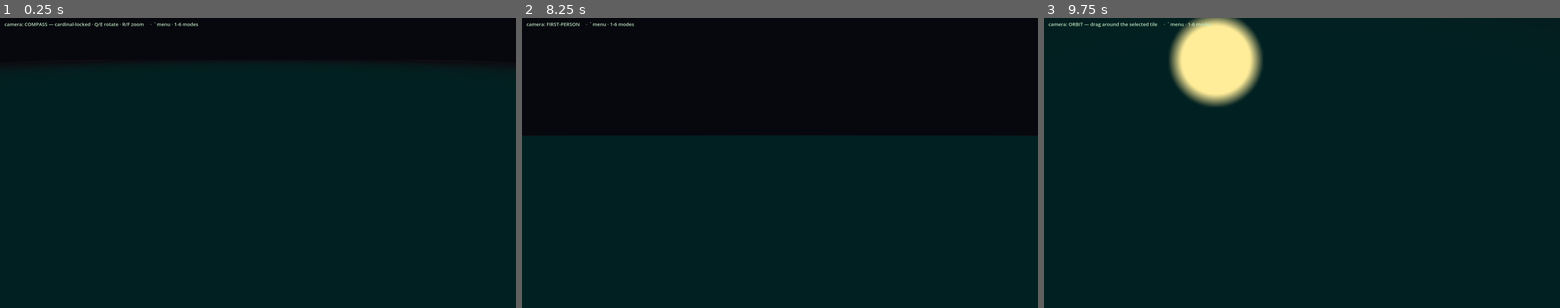
Above: before the commit, frames 1-3 (left to right).
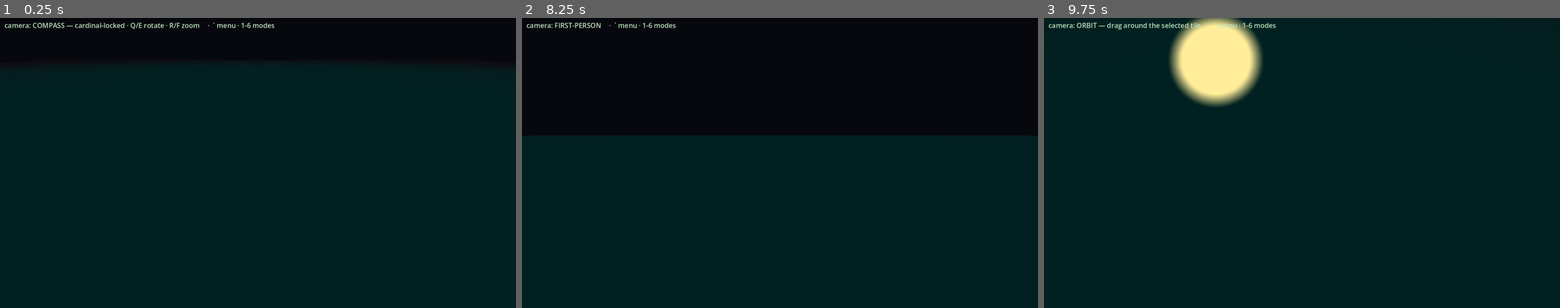
Above: after the commit, the same moments.

Repository: DazzlingDukeOfLazers/raves-of-qud
Game: Godot game, scene res://Main.tscn
Two runs of this game, one before a commit and one after it. Both use one fixed random seed, a clock stepped at 60 frames per second and the inputs below.
Inputs (mouse positions are in pixels of both pictures, inside the frame that each line leads up to):
- Up to frame 1 (0.25 s): no input
- Up to frame 2 (8.25 s): tap Enter at 0.5, 2, 3.5 s; move the mouse to (893, 148) at 0.52 s; hold Right 0.53-1.25 s; hold Shift 0.53-1.25 s; click (893, 148) at 0.67 s; tap Space at 0.77, 1.25, 2.75, 3.77, 4.25, 6.77 s; drag from (676, 177) to (754, 221) at 1.27 s; move the mouse to (831, 99) at 2.02 s; hold Right 2.03-2.75 s; hold E 2.03-2.75 s; drag from (754, 221) to (625, 119) at 2.77 s; move the mouse to (934, 206) at 3.52 s; hold Left 3.53-4.25 s; hold F 3.53-4.25 s; drag from (625, 119) to (702, 90) at 4.27 s; move the mouse to (805, 163) at 5.02 s; hold Down 5.03-5.75 s; tap C at 5.1 s; click (805, 163) at 5.17 s; drag from (702, 90) to (676, 177) at 5.77 s; move the mouse to (893, 148) at 6.52 s; hold Up 6.53-7.25 s; tap 1 at 6.6 s; drag from (676, 177) to (754, 221) at 7.27 s; move the mouse to (831, 99) at 8.02 s; hold Down from 8.03 s (still down); tap 3 at 8.1 s
- Up to frame 3 (9.75 s): release Down at 8.75 s; drag from (1276, 221) to (1147, 119) at 8.77 s; move the mouse to (1456, 206) at 9.52 s; hold Up from 9.53 s (still down); tap 5 at 9.6 s; click (1456, 206) at 9.67 s

The runs differ from the first frame. In frame 1, 0.6% of the frame differs, in the area x 0-54%, y 1-4%; in frame 2, 0.3%; in frame 3, 0.5%.

Commit message:
Fix zone-crossing camera flip + responsive HUD fonts
Camera: crossing a zone edge re-anchors the live zone to local coords, so the
player's (px,py) jumps (0 -> 79). That swept the camera across the zone and, read
as a huge "step", flipped _facing. Detect the zone-id change: snap the camera (cut,
don't sweep) and skip the facing update on the jump.

Fonts: HUD text (mode label + debug menu) now sizes as a fraction of viewport
height with a pixel floor (max(MIN_FONT, 2.4% vh)), re-applied on window resize --
the "min px / %vh" web sensibility. Was a hardcoded 15px, too small on big/HiDPI
screens. Tunable via FONT_FRAC / MIN_FONT.

Parses/runs clean.

Co-Authored-By: Claude Opus 4.8 <noreply@anthropic.com>

Diff:
--- a/godot/Main.gd
+++ b/godot/Main.gd
@@ -79,6 +79,8 @@
 const FOLLOW_LERP := 6.0     # per-second approach; keeps steps from snapping
 var _player := Vector3(40, 0, 12)
 var _prev_tile := Vector2i(-9999, -9999)
+var _prev_zone_id := ""          # to detect zone crossings (camera snap, not sweep)
+var _snap_camera := false        # one-shot: cut the camera this frame instead of lerping
 var _facing := Vector2(0, 1)     # +z is south; Qud y grows southward
 var _eye := Vector3.ZERO         # smoothed camera position
 var _look := Vector3.ZERO        # smoothed look-at target
@@ -92,6 +94,23 @@
 var _orbiting := false
 var _panning := false
 var _mode_label: Label
+var _debug_menu_title: Label
+
+# Responsive HUD text: a fraction of viewport height, but never below a floor —
+# "min(px, %vh)" web sensibility, re-applied on window resize.
+const FONT_FRAC := 0.024
+const MIN_FONT := 20
+func _ui_font_size() -> int:
+	return maxi(MIN_FONT, int(get_viewport().get_visible_rect().size.y * FONT_FRAC))
+
+func _apply_ui_fonts() -> void:
+	var fs := _ui_font_size()
+	if _mode_label != null:
+		_mode_label.add_theme_font_size_override("font_size", fs)
+	if _debug_menu_title != null:
+		_debug_menu_title.add_theme_font_size_override("font_size", fs)
+	for m in _mode_buttons:
+		(_mode_buttons[m] as Button).add_theme_font_size_override("font_size", fs)
 
 const ORBIT_SENS := 0.006
 const PITCH_MIN := 0.12
@@ -182,6 +201,8 @@
 
 	_build_mode_label()
 	_build_debug_menu()
+	_apply_ui_fonts()
+	get_viewport().size_changed.connect(_apply_ui_fonts)
 	_update_camera(0.0)
 
 	inspector = CellInspector.new()
@@ -220,14 +241,24 @@
 	if z.has("width") and z.has("height"):
 		_zone_center = Vector3(float(z["width"]) / 2.0, 0.0, float(z["height"]) / 2.0)
 
+	# Crossing a zone edge re-anchors the live zone to local coords, so the player's
+	# (px,py) jumps discontinuously (e.g. 0 -> 79). Detect it so we DON'T read the
+	# jump as a step (which flipped `_facing`) and SNAP the camera instead of sweeping
+	# it across the whole zone.
+	var zid := String(z.get("id", ""))
+	var crossed := _prev_zone_id != "" and zid != _prev_zone_id
+	_prev_zone_id = zid
+
 	var p: Dictionary = data.get("player", {})
 	var px := int(p.get("x", -1))
 	var py := int(p.get("y", -1))
 	if px < 0 or py < 0:
 		return
 	var tile := Vector2i(px, py)
-	# facing = the direction of the last actual step, so the camera trails behind
-	if _prev_tile.x > -9999 and tile != _prev_tile:
+	if crossed:
+		_snap_camera = true      # cut, don't sweep, into the new zone
+	elif _prev_tile.x > -9999 and tile != _prev_tile:
+		# facing = the direction of the last actual step, so the camera trails behind
 		var d := Vector2(tile.x - _prev_tile.x, tile.y - _prev_tile.y)
 		if d.length() > 0.0:
 			_facing = d.normalized()
@@ -372,9 +403,10 @@
 			target_eye = _compass_eye()
 			target_look = _player
 
-	if dt <= 0.0 or not _seeded:
+	if dt <= 0.0 or not _seeded or _snap_camera:
 		_eye = target_eye
 		_look = target_look
+		_snap_camera = false
 	else:
 		var k: float = clampf(FOLLOW_LERP * dt, 0.0, 1.0)
 		_eye = _eye.lerp(target_eye, k)
@@ -630,6 +662,7 @@
 	panel.add_child(vb)
 	var title := Label.new()
 	title.text = "Debug · camera  (`)"
+	_debug_menu_title = title
 	vb.add_child(title)
 	for m in [CamMode.COMPASS, CamMode.FOLLOW, CamMode.FIRST_PERSON, CamMode.CINEMATIC,
 			CamMode.MOUSE, CamMode.KEYBOARD]:
